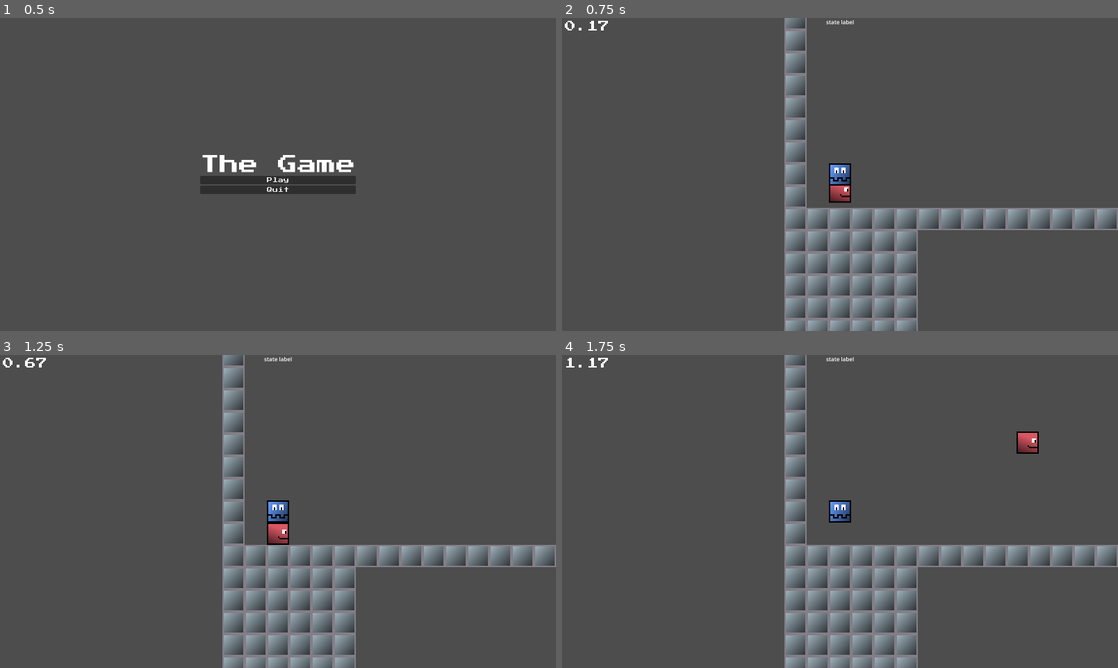
Above: before the commit, frames 1-4 (two rows, left to right).
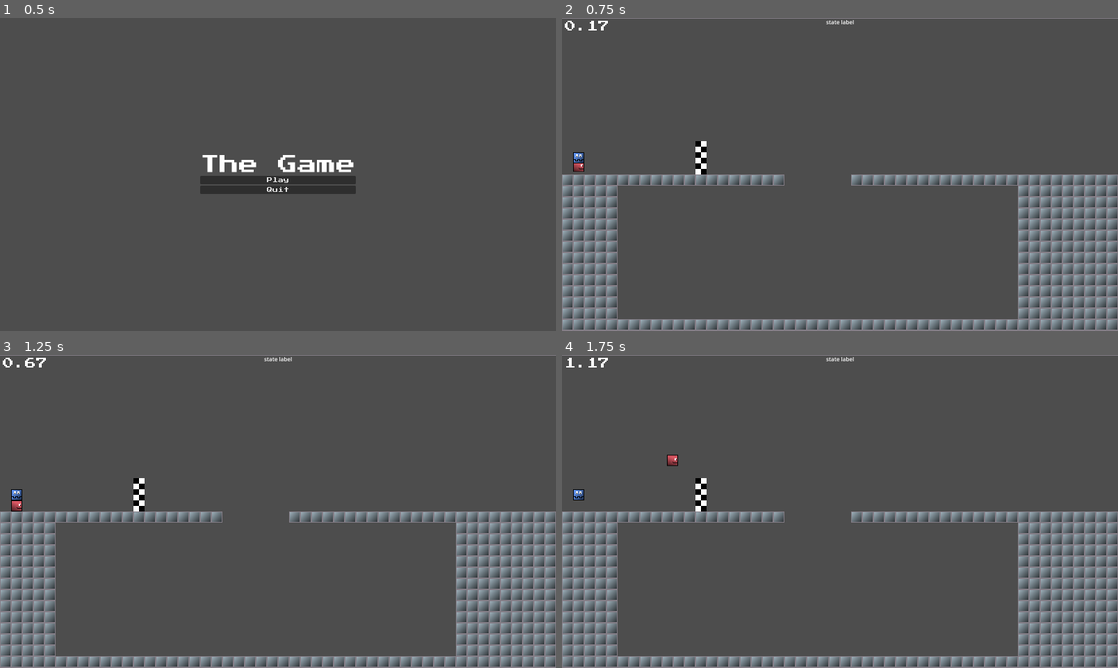
Above: after the commit, the same moments.

Repository: mdawso/dissertation
Game: Godot game, scene res://scenes/main.tscn
Two runs of this game, one before a commit and one after it. Both use one fixed random seed, a clock stepped at 60 frames per second and the inputs below.
Inputs:
- Up to frame 1 (0.5 s): no input
- Up to frame 2 (0.75 s): click "Play" at 0.5 s
- Up to frame 3 (1.25 s): no input
- Up to frame 4 (1.75 s): hold Right (right) from 1.28 s (still down); tap Space (jump) at 1.52 s

Frame 1 is identical in both runs. In frame 2, 26% of the frame differs, in the area x 0-100%, y 0-100%; in frame 3, 26%; in frame 4, 26%.

Commit message:
he can kind of see the finish line

Diff:
--- a/scenes/ai_player_v2.tscn
+++ b/scenes/ai_player_v2.tscn
@@ -23,6 +23,7 @@
 
 [node name="DEBUG_FinishLineVector" type="Line2D" parent="FinishLineRaycast"]
 unique_name_in_owner = true
+visible = false
 points = PackedVector2Array(0, 0, 0, 0)
 width = 2.0
 
@@ -50,8 +51,3 @@
 grow_horizontal = 2
 size_flags_horizontal = 0
 text = "state label"
-
-[node name="Camera2D" type="Camera2D" parent="."]
-zoom = Vector2(4, 4)
-position_smoothing_enabled = true
-position_smoothing_speed = 10.0
--- a/scenes/game.tscn
+++ b/scenes/game.tscn
@@ -31,7 +31,6 @@
 rendering_quadrant_size = 76
 
 [node name="Camera2D" type="Camera2D" parent="."]
-enabled = false
 zoom = Vector2(2, 2)
 
 [node name="Spawns" type="Node2D" parent="."]
@@ -42,7 +41,7 @@
 [node name="AISpawn" parent="Spawns" instance=ExtResource("4_8u3dy")]
 
 [node name="FinishLine" parent="." instance=ExtResource("3_2lyf8")]
-position = Vector2(336, 0)
+position = Vector2(-208, 0)
 
 [node name="KillPlane" parent="." instance=ExtResource("6_i3a8q")]
 position = Vector2(0, 200)
--- a/scripts/ai_player_v2.gd
+++ b/scripts/ai_player_v2.gd
@@ -60,9 +60,8 @@
 						#visibleTiles[coordinates] = lenOfVecToTile
 						visibleTiles[coordinates] = 1
 				else:
-					# see the finish line
 					var point = Globals.Map.map_to_local(coordinates)
-					if Globals.isWithinFinishLineGlobalBounds(point): visibleTiles[coordinates] = 2
+					if Globals.isWithinFinishLineBounds(point): visibleTiles[coordinates] = 2
 					else: visibleTiles[coordinates] = 0
 
 				if debug_visible_tile_labels.visible:
@@ -121,7 +120,7 @@
 				debug_finish_line_vector_length_label.text = str(vecToFinishLine.length())
 
 	if deathPenalty == true: return -10
-	elif winReward == true: return 10
+	elif winReward == true: return 30
 	elif hasGotCloser: return 1
 	else: return -1
 
--- a/scripts/globals.gd
+++ b/scripts/globals.gd
@@ -5,10 +5,10 @@
 
 var FinishLine : Area2D
 
-func isWithinFinishLineGlobalBounds(point : Vector2):
-	var bl = FinishLine.global_position
-	var tr = Vector2(FinishLine.global_position.x + FinishLine.collision_shape_2d.shape.size.x, FinishLine.global_position.y + FinishLine.collision_shape_2d.shape.size.y)
-	if point.x > bl.x and point.x < tr.x and point.y > bl.y and point.y < bl.y: return true
+func isWithinFinishLineBounds(point : Vector2):
+	var bl = FinishLine.position
+	var tr = Vector2(FinishLine.position.x + FinishLine.collision_shape_2d.shape.size.x, FinishLine.position.y + FinishLine.collision_shape_2d.shape.size.y)
+	if point >= bl and point <= tr: return true
 	else: return false
 
 var Map : TileMapLayer
Not shown, changed: python/server_notebook.ipynb
